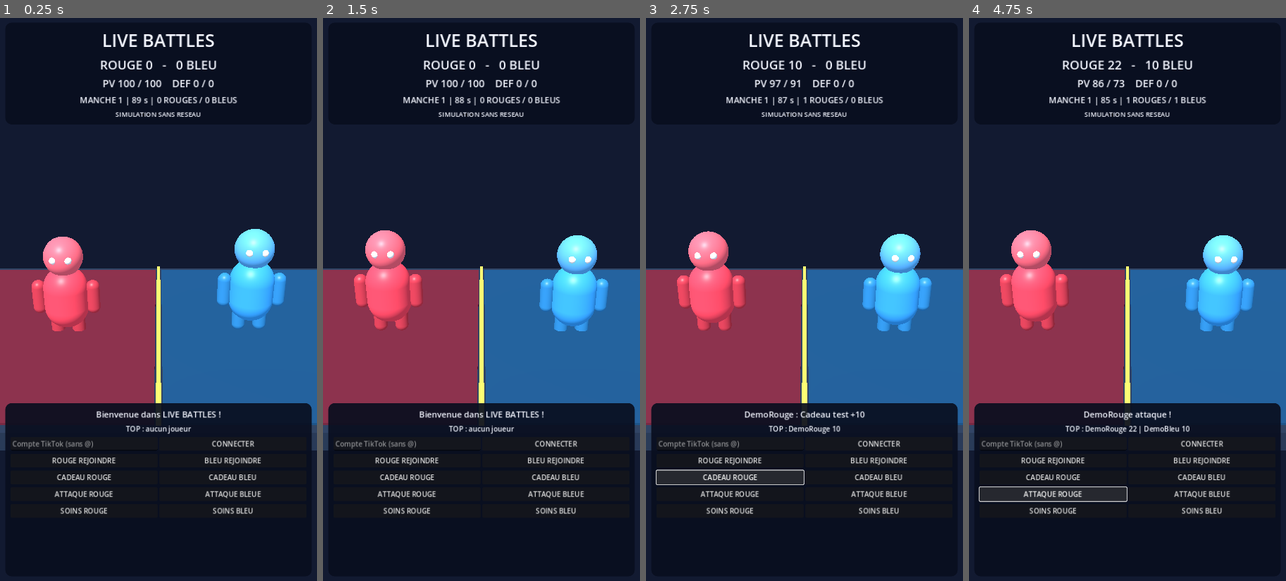
Above: before the commit, frames 1-4 (left to right).
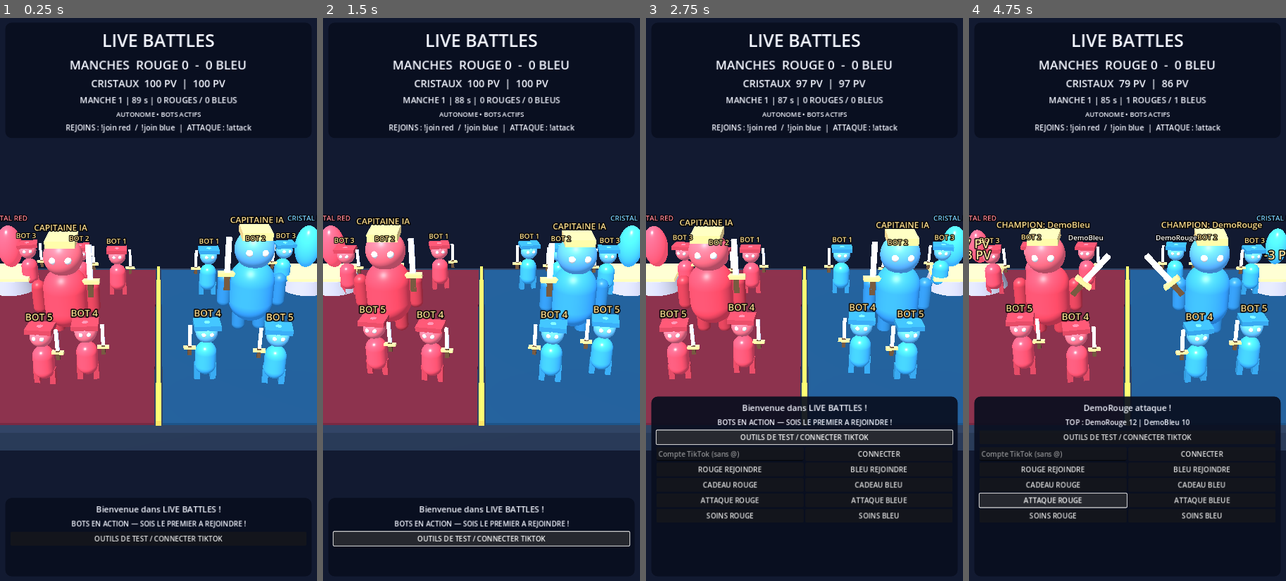
Above: after the commit, the same moments.

Repository: Hsergo/LIVE-BATTLES
Game: Godot game, scene res://main.tscn
The game is run twice, just before and just after one commit, with the same random seed, the same clock (stepped at 60 frames per second) and the same inputs.
Inputs (mouse positions are in pixels of both pictures, inside the frame that each line leads up to):
- Up to frame 1 (0.25 s): no input
- Up to frame 2 (1.5 s): click (481, 535) at 0.5 s, where only the run after the commit has a clickable "OUTILS DE TEST / CONNECTER TI…"; click (481, 434) at 1.25 s, where only the run after the commit has a clickable "OUTILS DE TEST / CONNECTER TI…"
- Up to frame 3 (2.75 s): click "CADEAU ROUGE" (after the commit: "OUTILS DE TEST / CONNECTER TI…") at 2 s
- Up to frame 4 (4.75 s): click "CADEAU BLEU" at 2.75 s; click "CADEAU ROUGE" at 3.5 s; click "ATTAQUE ROUGE" at 4.25 s

The runs differ from the first frame. In frame 1, 21% of the frame differs, in the area x 0-100%, y 7-93%; in frame 2, 23%, in the area x 0-100%, y 7-94%; in frame 3, 17%; in frame 4, 20%.

Commit message:
feat(v0.2): objectifs 3 manches, PNJ autonomes, participants et effets de combat

Diff:
--- a/game/scripts/main.gd
+++ b/game/scripts/main.gd
@@ -28,10 +28,19 @@
 var log_ui: Label
 var leaders_ui: Label
 var live_username: LineEdit
+var arena_live: Node3D
+var wins_red := 0
+var wins_blue := 0
+var match_finished := false
+var bridge_state := "MODE SIMULATION"
+var recruitment_ui: Label
 
 func _ready() -> void:
 	randomize()
 	_build_scene()
+	arena_live = load("res://scripts/arena_live.gd").new()
+	add_child(arena_live)
+	arena_live.call("setup", fighters)
 	_build_hud()
 	_connect_bridge()
 	_log("Bienvenue dans LIVE BATTLES !")
@@ -159,32 +168,46 @@
 	top.add_child(round_ui)
 	status_ui = _text("MODE SIMULATION", 15)
 	top.add_child(status_ui)
+	recruitment_ui = _text("Rejoins le combat : !join red ou !join blue", 17)
+	top.add_child(recruitment_ui)
 	var bottom := _panel(root, false)
 	log_ui = _text("", 19)
 	bottom.add_child(log_ui)
 	leaders_ui = _text("", 16)
 	bottom.add_child(leaders_ui)
+	var toggle := Button.new()
+	toggle.text = "OUTILS DE TEST / CONNECTER TIKTOK"
+	bottom.add_child(toggle)
+	var test_panel := VBoxContainer.new()
+	test_panel.visible = false
+	bottom.add_child(test_panel)
+	var panel_container := bottom.get_parent() as PanelContainer
+	panel_container.offset_top = -190
+	toggle.pressed.connect(func():
+		test_panel.visible = not test_panel.visible
+		panel_container.offset_top = -420 if test_panel.visible else -190
+	)
 	var connection_row := HBoxContainer.new()
-	bottom.add_child(connection_row)
+	test_panel.add_child(connection_row)
 	live_username = LineEdit.new()
 	live_username.placeholder_text = "Compte TikTok (sans @)"
 	live_username.size_flags_horizontal = Control.SIZE_EXPAND_FILL
 	connection_row.add_child(live_username)
 	_button(connection_row, "CONNECTER", _request_tiktok)
 	var row1 := HBoxContainer.new()
-	bottom.add_child(row1)
+	test_panel.add_child(row1)
 	_button(row1, "ROUGE REJOINDRE", func(): _join("DemoRouge", "red"))
 	_button(row1, "BLEU REJOINDRE", func(): _join("DemoBleu", "blue"))
 	var row2 := HBoxContainer.new()
-	bottom.add_child(row2)
+	test_panel.add_child(row2)
 	_button(row2, "CADEAU ROUGE", func(): _gift("DemoRouge", 10, "Cadeau test"))
 	_button(row2, "CADEAU BLEU", func(): _gift("DemoBleu", 10, "Cadeau test"))
 	var row3 := HBoxContainer.new()
-	bottom.add_child(row3)
+	test_panel.add_child(row3)
 	_button(row3, "ATTAQUE ROUGE", func(): _action("DemoRouge", "!attack"))
 	_button(row3, "ATTAQUE BLEUE", func(): _action("DemoBleu", "!attack"))
 	var row4 := HBoxContainer.new()
-	bottom.add_child(row4)
+	test_panel.add_child(row4)
 	_button(row4, "SOINS ROUGE", func(): _action("DemoRouge", "!heal"))
 	_button(row4, "SOINS BLEU", func(): _action("DemoBleu", "!heal"))
 
@@ -234,29 +257,49 @@
 	return number
 
 func _damage(team: String, damage: float) -> void:
+	var dealt := 0.0
 	if team == "red":
 		var shielded := minf(red_shield, damage)
 		red_shield -= shielded
-		red_hp = maxf(0, red_hp - damage + shielded)
+		dealt = minf(red_hp, damage - shielded)
+		red_hp = maxf(0, red_hp - dealt)
 	elif team == "blue":
 		var shielded := minf(blue_shield, damage)
 		blue_shield -= shielded
-		blue_hp = maxf(0, blue_hp - damage + shielded)
-
+		dealt = minf(blue_hp, damage - shielded)
+		blue_hp = maxf(0, blue_hp - dealt)
+	if arena_live != null:
+		arena_live.call("set_health", team, red_hp if team == "red" else blue_hp)
+		if dealt > 0:
+			arena_live.call("strike", "blue" if team == "red" else "red", dealt, "EPEE")
 func _end_round() -> void:
 	if intermission > 0:
 		return
 	intermission = 4.0
 	if red_hp > blue_hp:
+		wins_red += 1
 		score_red += 10
-		_log("VICTOIRE ROUGE !")
+		_log("MANCHE GAGNEE : ROUGES !")
 	elif blue_hp > red_hp:
+		wins_blue += 1
 		score_blue += 10
-		_log("VICTOIRE BLEUE !")
+		_log("MANCHE GAGNEE : BLEUS !")
 	else:
 		_log("MATCH NUL")
-
+	if wins_red >= 3 or wins_blue >= 3:
+		match_finished = true
+		intermission = 8.0
+		_log("BATAILLE TERMINEE ! VAINQUEURS : " + ("ROUGES" if wins_red >= 3 else "BLEUS"))
 func _next_round() -> void:
+	if match_finished:
+		wins_red = 0
+		wins_blue = 0
+		score_red = 0
+		score_blue = 0
+		contributions.clear()
+		cooldown.clear()
+		match_finished = false
+		arena_live.call("update_players", players, contributions)
 	red_hp = 100.0
 	blue_hp = 100.0
 	red_shield = 0
@@ -265,20 +308,28 @@
 	combat_tick = 0
 	intermission = 0
 	round_number += 1
+	arena_live.call("set_health", "red", 100.0)
+	arena_live.call("set_health", "blue", 100.0)
 	_log("Nouvelle manche : COMBAT !")
-
 func _join(user: String, team: String) -> void:
 	if team != "red" and team != "blue":
 		return
+	if players.has(user):
+		if str(players[user]) != team:
+			_log(user + " est deja dans une autre equipe")
+		return
 	players[user] = team
-	_log(user + " rejoint " + team.to_upper())
-
+	arena_live.call("update_players", players, contributions)
+	arena_live.call("reaction", team, "join")
+	_log(user + " entre dans l'arene " + team.to_upper() + " !")
 func _add_points(user: String, team: String, amount: int) -> void:
 	if team == "red":
 		score_red += amount
 	else:
 		score_blue += amount
 	contributions[user] = int(contributions.get(user, 0)) + amount
+	if arena_live != null:
+		arena_live.call("update_players", players, contributions)
 
 func _action(user: String, command: String) -> void:
 	var team: String = str(players.get(user, ""))
@@ -302,6 +353,7 @@
 			else:
 				blue_shield = minf(40.0, blue_shield + 8)
 			_add_points(user, team, 1)
+			arena_live.call("reaction", team, "defend")
 			_log(user + " defend !")
 		"!heal":
 			if team == "red":
@@ -309,6 +361,7 @@
 			else:
 				blue_hp = minf(100, blue_hp + 8)
 			_add_points(user, team, 1)
+			arena_live.call("reaction", team, "heal")
 			_log(user + " soigne !")
 
 func _gift(user: String, points: int, gift_name: String) -> void:
@@ -318,6 +371,7 @@
 	var safe_points := clampi(points, 1, 1000)
 	_add_points(user, team, safe_points)
 	_damage("blue" if team == "red" else "red", minf(20.0, float(safe_points) * 0.6))
+	arena_live.call("reaction", team, "gift")
 	_log(user + " : " + gift_name + " +" + str(safe_points))
 
 func _chat(user: String, message: String) -> void:
@@ -337,7 +391,8 @@
 		return
 	var packet: Dictionary = parsed
 	if str(packet.get("type", "")) == "status":
-		_log(str(packet.get("message", "Passerelle connectee")))
+		bridge_state = str(packet.get("message", "Passerelle connectee"))
+		_log(bridge_state)
 		return
 	if str(packet.get("type", "")) != "event":
 		return
@@ -370,17 +425,17 @@
 	_log("Connexion demandee : @" + user)
 
 func _update_hud() -> void:
-	score_ui.text = "ROUGE %d   -   %d BLEU" % [score_red, score_blue]
-	health_ui.text = "PV %d / %d    DEF %d / %d" % [int(red_hp), int(blue_hp), int(red_shield), int(blue_shield)]
+	score_ui.text = "MANCHES  ROUGE %d  -  %d BLEU" % [wins_red, wins_blue]
+	health_ui.text = "CRISTAUX  %d PV  |  %d PV" % [int(red_hp), int(blue_hp)]
 	round_ui.text = "MANCHE %d | %02d s | %d ROUGES / %d BLEUS" % [round_number, int(maxf(0, round_time)), _members("red"), _members("blue")]
-	status_ui.text = "PASSERELLE CONNECTEE" if connected else "SIMULATION SANS RESEAU"
+	status_ui.text = bridge_state if connected else "AUTONOME • BOTS ACTIFS"
+	recruitment_ui.text = "REJOINS : !join red  /  !join blue  |  ATTAQUE : !attack"
 	var people: Array = contributions.keys()
 	people.sort_custom(func(a, b): return int(contributions[a]) > int(contributions[b]))
 	var leaders := PackedStringArray()
 	for i in range(mini(3, people.size())):
 		leaders.append(str(people[i]) + " " + str(contributions[people[i]]))
-	leaders_ui.text = "TOP : " + " | ".join(leaders) if not leaders.is_empty() else "TOP : aucun joueur"
-
+	leaders_ui.text = "TOP : " + " | ".join(leaders) if not leaders.is_empty() else "BOTS EN ACTION — SOIS LE PREMIER A REJOINDRE !"
 func _log(message: String) -> void:
 	if log_ui != null:
 		log_ui.text = message
